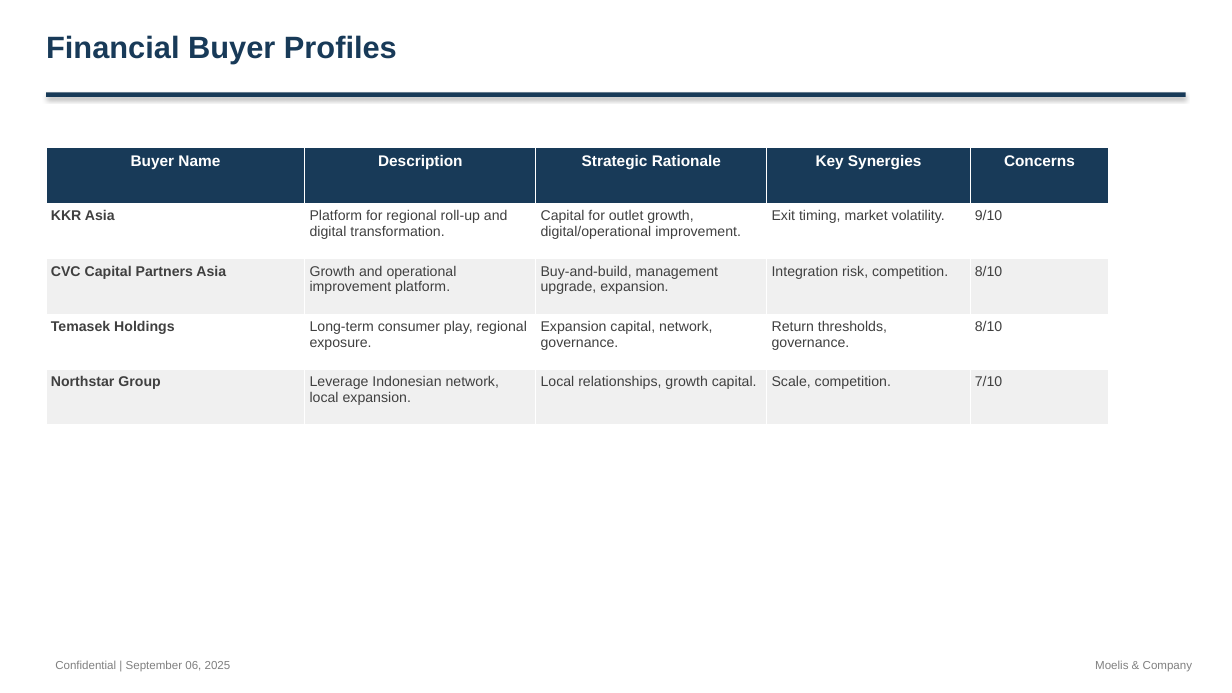
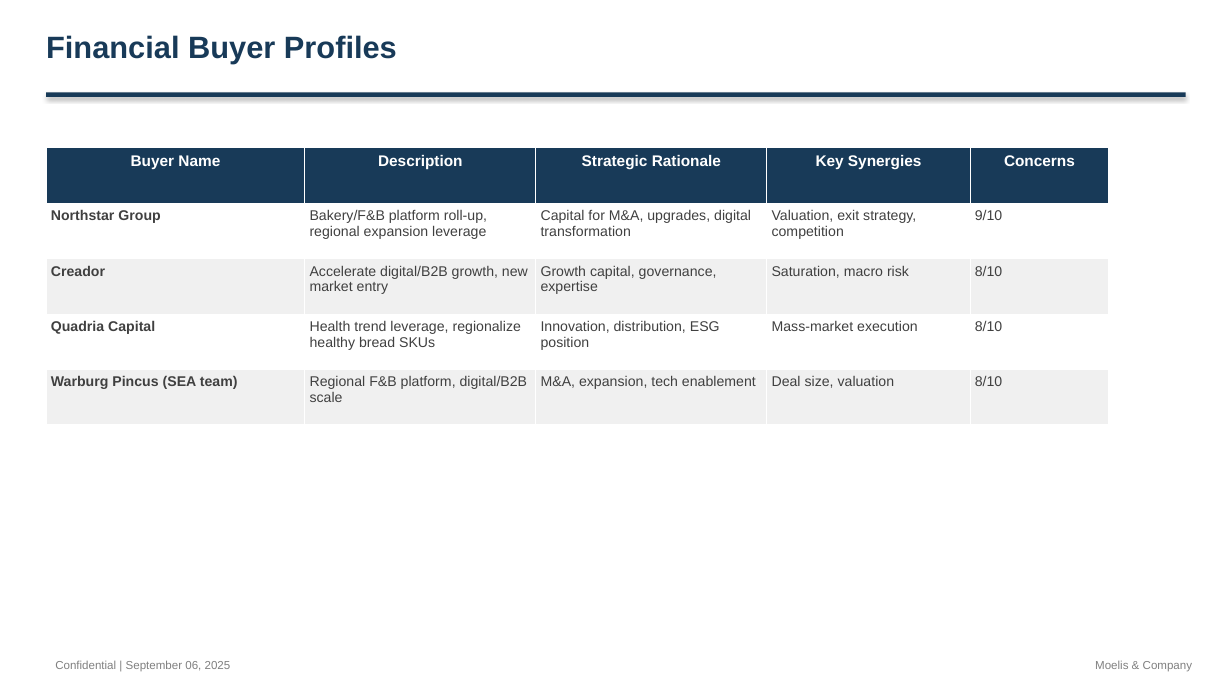
Before and after one commit to alinvb/slide_generator, a slide deck: slide 21 of ai_generated_deck.pptx (slide 20 before the commit). Drawn at 1232x693 pixels with LibreOffice and Linux fonts; fonts in the diff are those of the drawing. Boxes give left, top, right and bottom in pixels: in the first picture for what was removed or moved away, otherwise in the second. Text is boxed around its words. In the diff, an @@ line names an element or a change of style, - is before the commit and + after.

```diff
--- a/ai_generated_deck.pptx
+++ b/ai_generated_deck.pptx
@@ table at [46,148,1109,425] @@
-row 2: KKR Asia | Platform for regional roll-up and digital transformation. | Capital for outlet growth, digital/operational improvement. | Exit timing, market volatility. | 9/10
+row 2: Northstar Group | Bakery/F&B platform roll-up, regional expansion leverage | Capital for M&A, upgrades, digital transformation | Valuation, exit strategy, competition | 9/10
-row 3: CVC Capital Partners Asia | Growth and operational improvement platform. | Buy-and-build, management upgrade, expansion. | Integration risk, competition. | 8/10
+row 3: Creador | Accelerate digital/B2B growth, new market entry | Growth capital, governance, expertise | Saturation, macro risk | 8/10
-row 4: Temasek Holdings | Long-term consumer play, regional exposure. | Expansion capital, network, governance. | Return thresholds, governance. | 8/10
+row 4: Quadria Capital | Health trend leverage, regionalize healthy bread SKUs | Innovation, distribution, ESG position | Mass-market execution | 8/10
-row 5: Northstar Group | Leverage Indonesian network, local expansion. | Local relationships, growth capital. | Scale, competition. | 7/10
+row 5: Warburg Pincus (SEA team) | Regional F&B platform, digital/B2B scale | M&A, expansion, tech enablement | Deal size, valuation | 8/10
```
Also in this commit, not shown: 12 other slides changed, 5 slides added, 4 slides removed, 2 other files.
